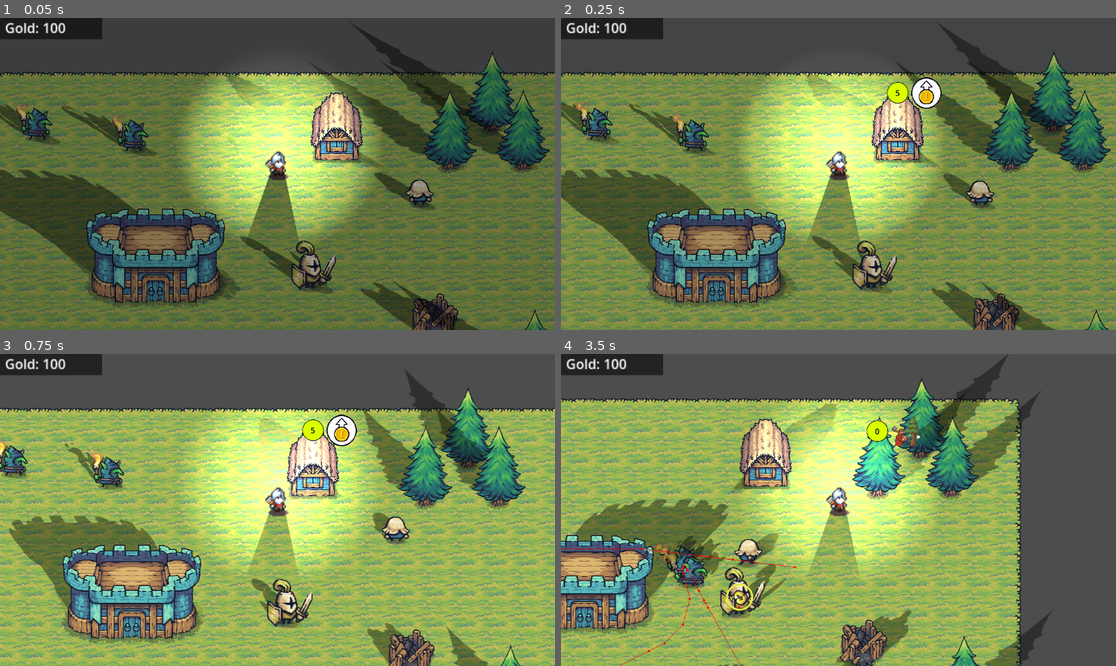
Above: before the commit, frames 1-4 (two rows, left to right).
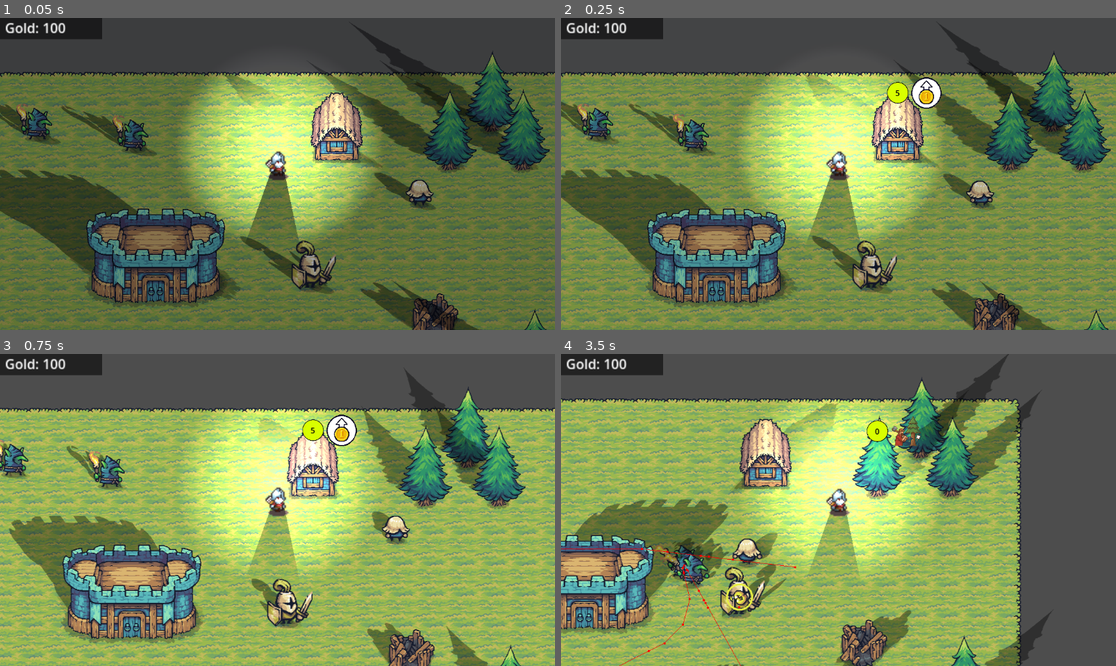
Above: after the commit, the same moments.

Repository: achotai2/battle-game-2D-proto
Game: Godot game, scene res://Scenes/main.tscn
The game is run twice, just before and just after one commit, with the same random seed, the same clock (stepped at 60 frames per second) and the same inputs.
Inputs (mouse positions are in pixels of both pictures, inside the frame that each line leads up to):
- Up to frame 1 (0.05 s): no input
- Up to frame 2 (0.25 s): no input
- Up to frame 3 (0.75 s): tap Enter at 0.5 s; move the mouse to (399, 494) at 0.52 s; hold Right (move_right) from 0.53 s (still down); tap Ctrl (attack) at 0.6 s
- Up to frame 4 (3.5 s): tap Space (interact) at 0.8, 1.35, 2.3 s; move the mouse to (727, 525) at 1.27 s; release Right (move_right) at 1.28 s; hold S (move_down) 1.28-2.03 s; tap Ctrl (attack) at 1.55, 2.1, 3.05 s; move the mouse to (894, 441) at 2.02 s; hold Right (move_right) 2.03-2.78 s; move the mouse to (810, 572) at 2.77 s; hold W (move_up) from 2.78 s (still down); click (810, 572) at 2.85 s

Frame 1 is identical in both runs. In frame 2, 0.2% of the frame differs, in the area x 0-10%, y 26-39%; in frame 3, 0.9%; in frame 4, 1.1%, in the area x 16-52%, y 42-76%.

Commit message:
Fix worker animation not playing at worksite
- Modify MinionTasker to trigger work animation command on arrival
- Update AgentAnimate to allow persistent working state
- Update AgentMovement to cancel action states on new orders
- Ensure mutual exclusivity between working and attacking states

Co-authored-by: achotai2 <64825783+achotai2@users.noreply.github.com>

Diff:
--- a/Scripts/AgentNodes/agent_animate.gd
+++ b/Scripts/AgentNodes/agent_animate.gd
@@ -52,7 +52,7 @@
 
 	if is_instance_valid(sprite):
 		attacking = false
-		working = false
+		# working = false # Removed to allow looping work animation
 		_update_idle_walk_anim()
 
 
@@ -115,6 +115,7 @@
 		return false
 
 	attacking = true
+	working = false
 	var dir: Vector2 = _my_agent.return_position().direction_to(target.return_position())
 	var frames := sprite.sprite_frames
 
@@ -201,6 +202,7 @@
 	var frames := sprite.sprite_frames
 	if frames.has_animation("work"):
 		working = true
+		attacking = false
 		sprite.play("work")
 		if is_instance_valid(shadow_sprite): shadow_sprite.play("work")
 		return true
--- a/Scripts/AgentNodes/agent_move.gd
+++ b/Scripts/AgentNodes/agent_move.gd
@@ -250,6 +250,7 @@
 
 func command_move_to_position(pos: Vector2, priority: int = 5) -> bool:
 	if not _accept_order(priority): return false
+	_cancel_anim_actions()
 	_order_type = OrderType.MOVE_TO_POS
 	_update_speed_cap() # Update Cache
 	_set_target_pos(pos)
@@ -257,6 +258,7 @@
 
 func command_player_direction(dir: Vector2, priority: int = 5) -> bool:
 	if not _accept_order(priority): return false
+	_cancel_anim_actions()
 	_order_type = OrderType.PLAYER_DIRECTION
 	_order_direction = dir
 	_order_target_node = null
@@ -267,6 +269,7 @@
 
 func command_chase_target(node: Node2D, priority: int = 5) -> bool:
 	if not _accept_order(priority): return false
+	_cancel_anim_actions()
 	_order_type = OrderType.CHASE_NODE
 	_order_target_node = node
 	_update_speed_cap() # Update Cache
@@ -300,6 +303,7 @@
 func _start_self_meander() -> void:
 	if not is_instance_valid(assigned_castle):
 		can_meander = false; return
+	_cancel_anim_actions()
 	_order_type = OrderType.MEANDER
 	_order_priority = 0
 	_update_speed_cap() # Update Cache
@@ -310,11 +314,15 @@
 
 func clear_movement_order(priority: int = 5) -> void:
 	if priority < _order_priority: return
+	_cancel_anim_actions()
 	_order_type = OrderType.NONE
 	_order_priority = -1
 	_update_speed_cap()
 
 # --- HELPERS ---
+
+func _cancel_anim_actions() -> void:
+	if animation: animation.cancel_action_state()
 
 func _set_target_pos(pos: Vector2) -> void:
 	_target_pos = pos
--- a/Scripts/AgentNodes/minion_tasker.gd
+++ b/Scripts/AgentNodes/minion_tasker.gd
@@ -160,6 +160,9 @@
 	if _state == State.WORKING: return
 	_state = State.WORKING
 
+	if movement:
+		movement.command_start_work(job_priority)
+
 	# Do one tick immediately
 	_on_work_tick()
 
--- /dev/null
+++ b/Scripts/Tests/test_worker_animation_logic.gd
@@ -0,0 +1,168 @@
+extends Node
+
+# Test script for Worker Animation Logic
+# run with: godot --headless -s Scripts/Tests/test_worker_animation_logic.gd
+
+func _ready():
+	print("Starting Worker Animation Logic Test...")
+
+	# 1. Setup Mock Environment
+	var agent = CharacterBody2D.new()
+	add_child(agent)
+
+	# Mock Sprite with Animations
+	var sprite = AnimatedSprite2D.new()
+	var frames = SpriteFrames.new()
+	frames.add_animation("work")
+	frames.add_animation("idle")
+	frames.add_animation("walk")
+	frames.add_animation("attack1")
+	sprite.sprite_frames = frames
+	agent.add_child(sprite)
+
+	# Instantiate Components
+	var animate_script = load("res://Scripts/AgentNodes/agent_animate.gd")
+	var animate = animate_script.new()
+	animate.sprite = sprite
+	animate.set_my_agent(agent)
+	agent.add_child(animate)
+
+	var nav_agent = NavigationAgent2D.new()
+	agent.add_child(nav_agent)
+
+	var move_script = load("res://Scripts/AgentNodes/agent_move.gd")
+	var movement = move_script.new()
+	movement.agent = agent
+	movement.animation = animate
+	movement.nav_agent = nav_agent
+	# Disable auto-meander for controlled test
+	movement.can_meander = false
+	agent.add_child(movement)
+
+	var tasker_script = load("res://Scripts/AgentNodes/minion_tasker.gd")
+	var tasker = tasker_script.new()
+	tasker.agent = agent
+	tasker.movement = movement
+	tasker.work_interval = 0.1 # Fast tick
+	tasker.think_interval = 0.1
+	agent.add_child(tasker)
+
+	# Mock WorkSite
+	var site = Node2D.new()
+	# Add methods dynamically or use script
+	var site_script = GDScript.new()
+	site_script.source_code = """
+extends Node2D
+var work_needed = true
+func needs_work() -> bool: return work_needed
+func apply_work(amount, worker): pass
+func get_work_position_for(agent): return global_position
+	"""
+	site_script.reload()
+	site.set_script(site_script)
+	add_child(site)
+	site.global_position = Vector2(100, 100)
+
+	# Wait for _ready
+	await get_tree().process_frame
+
+	print("--- Test 1: Assign Job and Move ---")
+	tasker.assign_job(site)
+
+	# Should be moving
+	await get_tree().process_frame
+	if movement._order_type == movement.OrderType.MOVE_TO_POS:
+		print("PASS: Movement order set to MOVE_TO_POS")
+	else:
+		print("FAIL: Movement order is ", movement._order_type)
+
+	print("--- Test 2: Arrive at Site and Work ---")
+	# Simulate arrival
+	agent.global_position = site.global_position
+	# Tasker thinks periodically
+	await get_tree().create_timer(0.2).timeout
+
+	# Check if working
+	# Note: In original code, tasker checks range and calls _enter_work_state.
+	# With FIX, _enter_work_state should call movement.command_start_work.
+
+	if movement._order_type == movement.OrderType.FROZEN:
+		print("PASS: Movement is FROZEN (Working)")
+	else:
+		print("FAIL: Movement is NOT FROZEN. Type: ", movement._order_type)
+
+	if animate.working:
+		print("PASS: Animation state is WORKING")
+	else:
+		print("FAIL: Animation state is NOT WORKING")
+
+	print("--- Test 3: Animation Loop Persistence ---")
+	# Simulate animation finish
+	if animate.has_signal("interactAnimationFinished"):
+		# Manually trigger signal or call _animation_finished
+		animate._animation_finished()
+
+		if animate.working:
+			print("PASS: Animation state PERSISTS after finish (Looping behavior)")
+		else:
+			print("FAIL: Animation state RESET after finish (Not looping)")
+
+	print("--- Test 4: Verify Attacking Mutual Exclusivity ---")
+	# Reset state manually for test or use commands
+	# animate.play_attack(null) would fail due to null target logic probably
+	# Let's just check the code logic via reflection or side effect
+
+	# If we are working, and we attack
+	# animate.working = true
+	# animate.play_attack(...)
+	# check working == false
+
+	var dummy_target = Node2D.new()
+	add_child(dummy_target)
+	dummy_target.global_position = Vector2(200, 200)
+
+	animate.working = true
+	animate.play_attack(dummy_target)
+
+	if not animate.working:
+		print("PASS: Play Attack cleared Working state")
+	else:
+		print("FAIL: Play Attack did NOT clear Working state")
+
+	if animate.attacking:
+		print("PASS: Attack state set")
+	else:
+		print("FAIL: Attack state NOT set")
+
+	print("--- Test 5: Verify Working Mutual Exclusivity ---")
+	# Reset
+	animate.attacking = true
+	animate.play_work()
+
+	if not animate.attacking:
+		print("PASS: Play Work cleared Attacking state")
+	else:
+		print("FAIL: Play Work did NOT clear Attacking state")
+
+	if animate.working:
+		print("PASS: Work state set")
+	else:
+		print("FAIL: Work state NOT set")
+
+	print("--- Test 6: Cancel Work on Move ---")
+	# Currently working (from Test 5)
+	# Issue move command
+	movement.command_move_to_position(Vector2(50, 50), 10)
+
+	if not animate.working:
+		print("PASS: Move command cleared Working state")
+	else:
+		print("FAIL: Move command did NOT clear Working state")
+
+	if movement._order_type == movement.OrderType.MOVE_TO_POS:
+		print("PASS: Move command accepted")
+	else:
+		print("FAIL: Move command not accepted")
+
+	print("Test Finished")
+	get_tree().quit()
